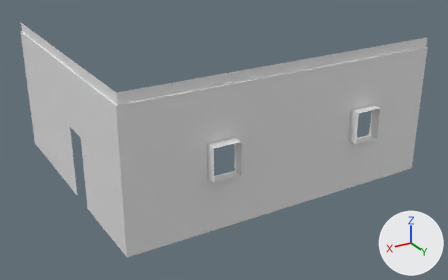
The FBX model Assets/Scenes/Josserand/FBX/Mur_salle_de_bal.fbx, before and after one commit.
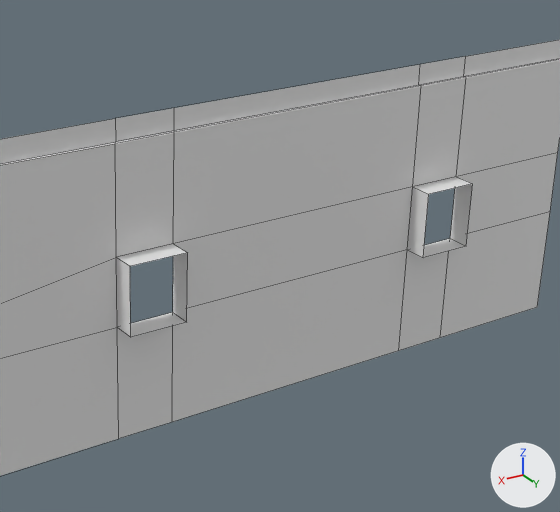
Each version is shown whole from a 50 mm lens placed at (9.2, 15.97, 8.45), pointed at (0.04, 0.7, 0.82), then close up on the part from 34% to 94% of the width and 7% to 96% of the height. Every picture has the same lights, and +X, +Y and +Z are marked at lower right. The close-ups show mesh edges as thin lines. Where no turn or scale is listed for an object, it has been applied to the vertices.

The first close-up shows 'Mur_salle_de_bal'.
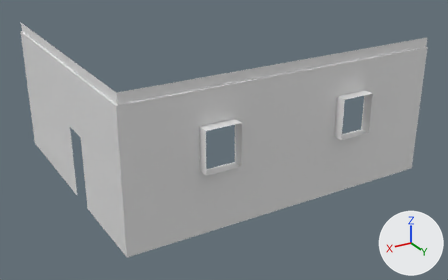
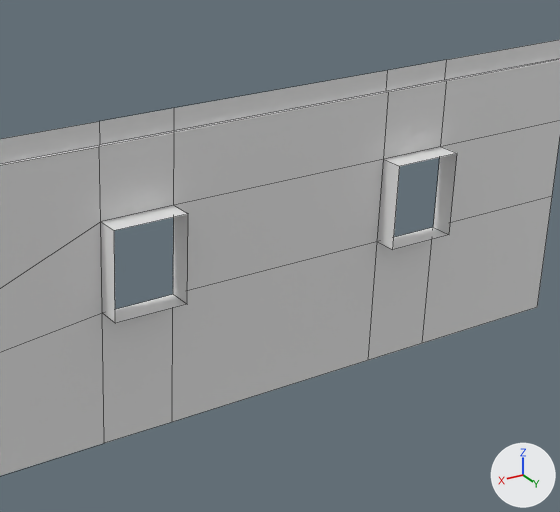
Location of each change, (x1, y1, x2, y2) in pixels of the close-ups (560 x 512 px; the box of a moved part takes in the faces that stretch with it):
part 1 of me_mesh, moved or reshaped
    both: (0, 56, 560, 444)

Diff of the bpy script that builds the scene:
```diff
--- a/Assets/Scenes/Josserand/FBX/Mur_salle_de_bal.fbx.py
+++ b/Assets/Scenes/Josserand/FBX/Mur_salle_de_bal.fbx.py
@@ me_mesh @@
 me_mesh.from_pydata(...)  # 62 vertices, 44 faces; spans x -4.82..4.72, y -4.03..4.29, z -0.01..4.13
 # used by ob_mur_salle_de_bal; location = (0.0, 0.0, 0.0)
 # before: 3 (-4.82, 3.98, 1.55) at pixel (550, 211), 8 (-4.82, 3.98, 2.46) at pixel (557, 152), 9 (-2.86, 3.98, -0.01) at pixel (440, 337), 14 (-2.07, 3.98, -0.01) at pixel (398, 350), 22 (-2.86, 3.98, 3.86) at pixel (466, 77)
 # before: 23 (-2.07, 3.98, 3.86) at pixel (421, 85), 24 (-2.86, 3.93, 4.13) at pixel (465, 56), 27 (-2.86, 3.93, 3.86) at pixel (463, 76), 28 (-2.07, 3.93, 3.86) at pixel (418, 85), 33 (-2.07, 3.93, 4.13) at pixel (420, 64)
 # before: 35 (1.7, 3.98, 1.55) at pixel (172, 312), 36 (1.7, 4.29, 1.55) at pixel (186, 322), 37 (1.7, 3.98, 2.46) at pixel (173, 243), 38 (1.7, 4.29, 2.46) at pixel (187, 252), 42 (2.48, 3.98, -0.01) at pixel (118, 438)
 # before: 43 (2.45, 3.93, 4.13) at pixel (115, 118), 48 (2.48, 3.98, 3.86) at pixel (115, 143), 49 (2.45, 3.93, 3.86) at pixel (115, 141)
-me_mesh.vertices[10].co = (-2.86, 3.98, 1.55)  # pixel (450, 238)
-me_mesh.vertices[11].co = (-2.86, 4.29, 1.55)  # pixel (466, 246)
-me_mesh.vertices[12].co = (-2.86, 3.98, 2.46)  # pixel (456, 176)
-me_mesh.vertices[13].co = (-2.86, 4.29, 2.46)  # pixel (472, 183)
-me_mesh.vertices[15].co = (-2.07, 3.98, 1.55)  # pixel (407, 249)
-me_mesh.vertices[16].co = (-2.07, 4.29, 1.55)  # pixel (423, 257)
-me_mesh.vertices[17].co = (-2.07, 3.98, 2.46)  # pixel (412, 186)
-me_mesh.vertices[18].co = (-2.07, 4.29, 2.46)  # pixel (428, 194)
-me_mesh.vertices[44].co = (2.48, 3.98, 1.55)  # pixel (117, 327)
-me_mesh.vertices[45].co = (2.48, 4.29, 1.55)  # pixel (130, 337)
-me_mesh.vertices[46].co = (2.48, 3.98, 2.46)  # pixel (116, 257)
-me_mesh.vertices[47].co = (2.48, 4.29, 2.46)  # pixel (130, 266)
+# me_mesh part 1
+for i in [42, 43, 48, 49]: me_mesh.vertices[i].co += Vector((0.2, 0.0, 0.0))
+for i in [9, 22, 24, 27]: me_mesh.vertices[i].co += Vector((0.34, 0.0, 0.0))
+for i in [14, 23, 28, 33]: me_mesh.vertices[i].co += Vector((0.55, 0.0, 0.0))
+for i in [3, 35, 36]: me_mesh.vertices[i].co += Vector((0.0, 0.0, 0.24))
+for i in [8, 37, 38]: me_mesh.vertices[i].co += Vector((0.0, 0.0, 0.49))
+me_mesh.vertices[10].co = (-2.52, 3.98, 1.79)  # pixel (433, 227)
+me_mesh.vertices[11].co = (-2.52, 4.29, 1.79)  # pixel (449, 234)
+me_mesh.vertices[12].co = (-2.52, 3.98, 2.95)  # pixel (440, 146)
+me_mesh.vertices[13].co = (-2.52, 4.29, 2.95)  # pixel (457, 153)
+me_mesh.vertices[15].co = (-1.52, 3.98, 1.79)  # pixel (377, 241)
+me_mesh.vertices[16].co = (-1.52, 4.29, 1.79)  # pixel (392, 249)
+me_mesh.vertices[17].co = (-1.52, 3.98, 2.95)  # pixel (383, 159)
+me_mesh.vertices[18].co = (-1.52, 4.29, 2.95)  # pixel (399, 166)
+me_mesh.vertices[44].co = (2.69, 3.98, 1.79)  # pixel (102, 312)
+me_mesh.vertices[45].co = (2.69, 4.29, 1.79)  # pixel (115, 323)
+me_mesh.vertices[46].co = (2.69, 3.98, 2.95)  # pixel (100, 221)
+me_mesh.vertices[47].co = (2.69, 4.29, 2.95)  # pixel (114, 230)
```
